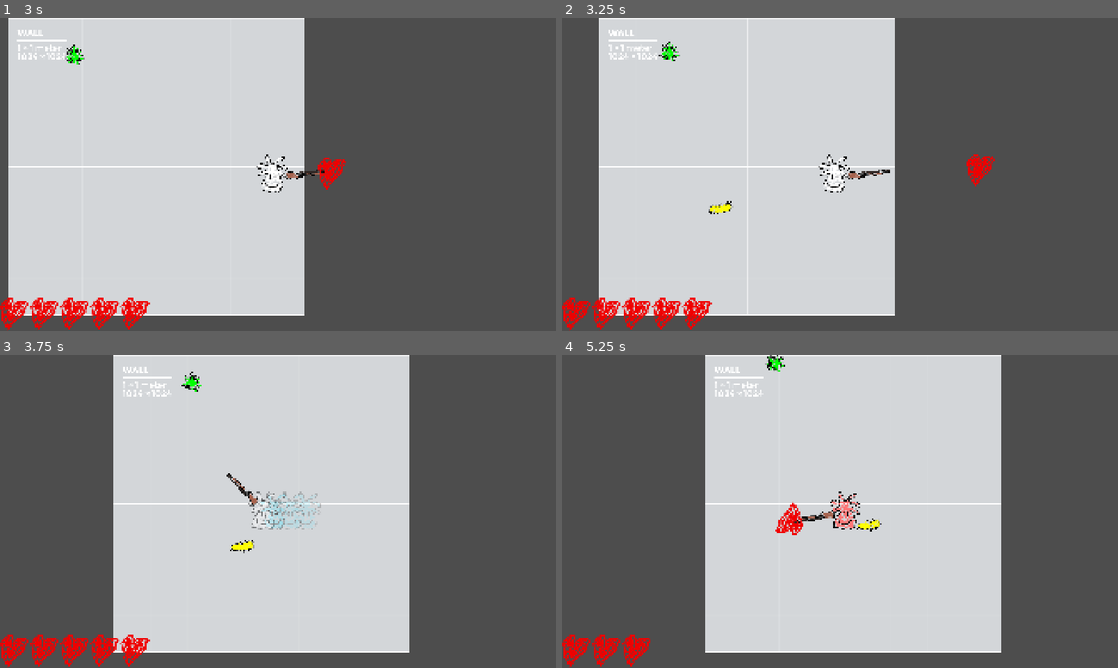
Above: before the commit, frames 1-4 (two rows, left to right).
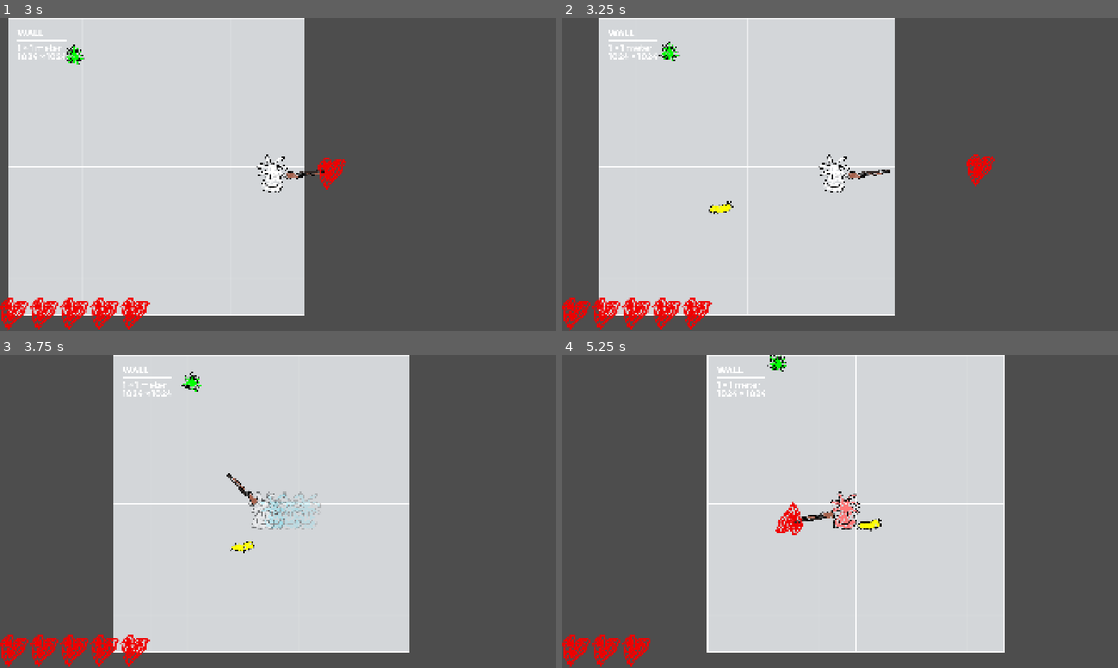
Above: after the commit, the same moments.

Repository: qwontie/kogni-game-jam-2026
Game: Godot game, scene res://scenes/Main.tscn
Same seed, same stepped clock (60 frames per second), same inputs: the game is played once before the commit and once after it.
Inputs (mouse positions are in pixels of both pictures, inside the frame that each line leads up to):
- Up to frame 1 (3 s): tap Enter (ui_accept) at 0.5, 0.77, 1.52 s; move the mouse to (250, 237) at 0.52 s; hold D (ui_right) 0.53-2.03 s; click (250, 237) at 0.6 s; move the mouse to (444, 221) at 1.27 s; tap Space (dash) at 1.35 s; move the mouse to (111, 127) at 2.02 s; hold Shift (sprint) 2.03-2.78 s; hold A (ui_left) from 2.03 s (still down); move the mouse to (305, 174) at 2.77 s; click (305, 174) at 2.85 s
- Up to frame 2 (3.25 s): keep holding A (ui_left); tap Enter (ui_accept) at 3.02 s
- Up to frame 3 (3.75 s): keep holding A (ui_left); move the mouse to (194, 433) at 3.52 s; tap Space (dash) at 3.6 s
- Up to frame 4 (5.25 s): tap Enter (ui_accept) at 3.77, 4.52 s; move the mouse to (962, 495) at 4.27 s; release A (ui_left) at 4.28 s; hold D (ui_right) from 4.28 s (still down); tap Shift (sprint) at 4.35 s; move the mouse to (728, 527) at 5.02 s; click (728, 527) at 5.1 s

Frame 1 is identical in both runs. In frame 2, less than 0.1% of the frame differs, in the area x 26-31%, y 58-63%; in frame 3, less than 0.1%; in frame 4, 2.1%, in the area x 25-80%, y 0-96%.

Commit message:
feat: changed difficulty rise

Diff:
--- a/scenes/Main.tscn
+++ b/scenes/Main.tscn
@@ -24,6 +24,7 @@
 
 [node name="Node" type="Node" parent="." unique_id=1595296699]
 script = ExtResource("5_vcsgt")
+difficulty_ramp = 0.4
 enemy_scene = ExtResource("3_vcsgt")
 
 [node name="Hud" parent="." unique_id=762178872 instance=ExtResource("6_3sj1l")]
